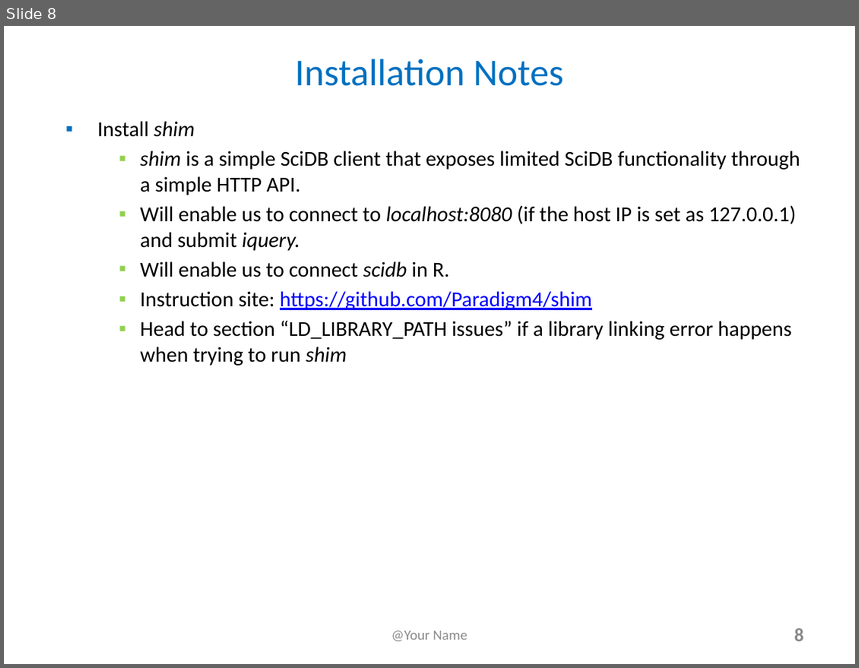
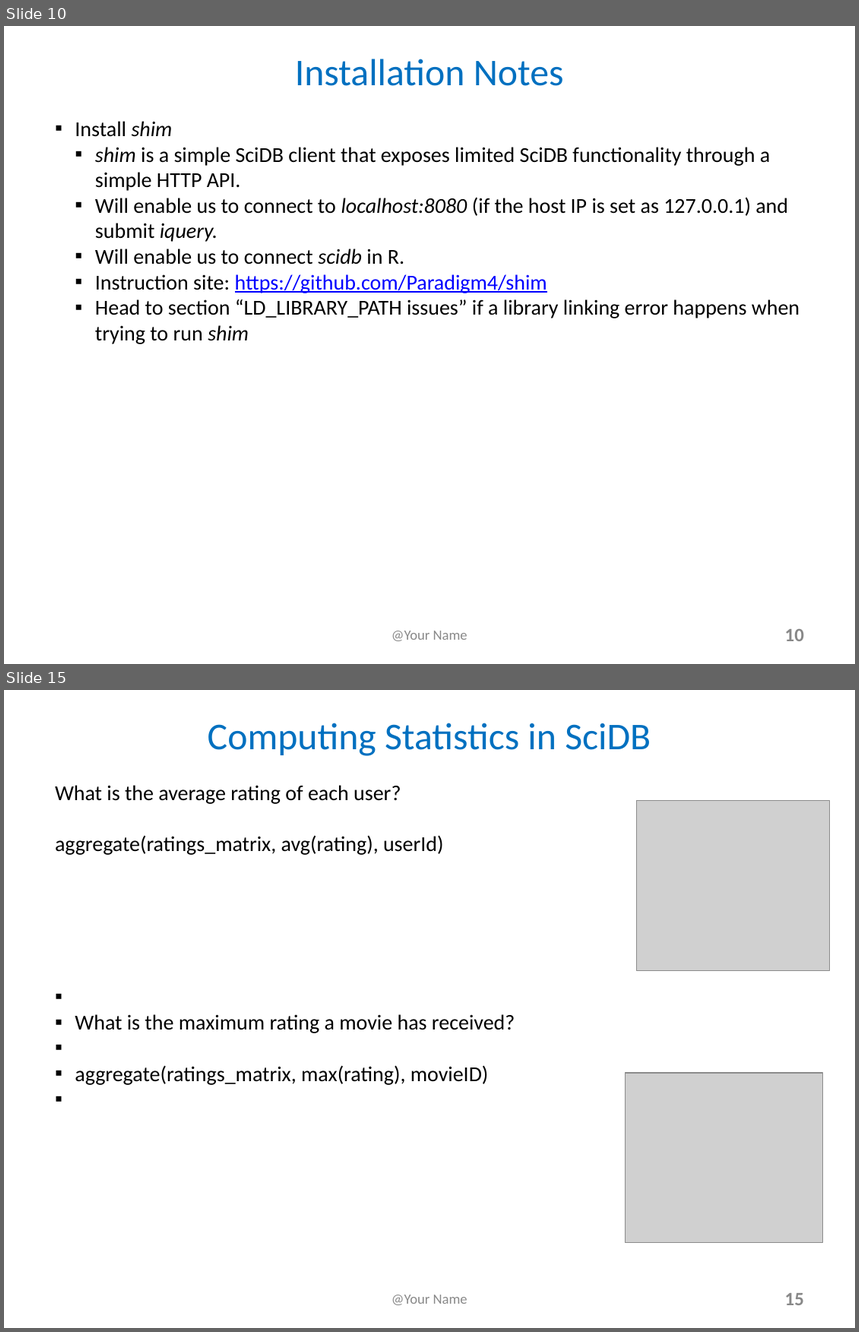
Before and after one commit to lchiaying/SciDB-project, a slide deck: FinalProjectSlides and YouTubeTitlePage_e63_2017.pptx. Shown one above the other, each under a label of ours: slide 8 before the commit, slides 10 and 15 after it; the slides between them are not shown. The pictures are 859x668 and 859x1332 pixels, drawn with LibreOffice and Linux fonts; fonts in the diff are those of the drawing; grey boxes stand for pictures. Boxes give left, top, right and bottom in pixels: in the first picture for what was removed or moved away, otherwise in the second. Text is boxed around its words. In the diff, an @@ line names an element or a change of style, - is before the commit and + after.

```diff
--- a/FinalProjectSlides and YouTubeTitlePage_e63_2017.pptx
+++ b/FinalProjectSlides and YouTubeTitlePage_e63_2017.pptx
@@ slide 15 added at <box>4,690,855,1328</box>, background #FFFFFF @@
@@ text added at <box>208,723,651,756</box>, 32 pt, text #0070C0 @@
+Computing Statistics in SciDB
@@ text added at <box>55,785,515,1085</box>, 18 pt, text #000000 @@
+▪ What is the average rating of each user?
+  aggregate(ratings_matrix, avg(rating), userId)
+▪ What is the maximum rating a movie has received?
+  aggregate(ratings_matrix, max(rating), movieID)
@@ picture added at <box>636,801,829,971</box> @@
@@ picture added at <box>626,1073,823,1243</box> @@
@@ text added at <box>392,1295,468,1306</box>, 12 pt, text #898989 @@
+@Your Name
@@ page number added at <box>785,1293,804,1306</box>, 16 pt, text #888888, bold @@
+15
@@ what was slide 8 is now slide 10 @@
@@ slide 10 changed as well @@
@@ text "Install shim" at <box>75,121,800,344</box>: indent changed; less space between paragraphs @@
@@ page number at <box>785,629,804,642</box>: text changed @@
-8
+10
```
Also in this commit, not shown: 7 other slides changed, 9 other slides added.
